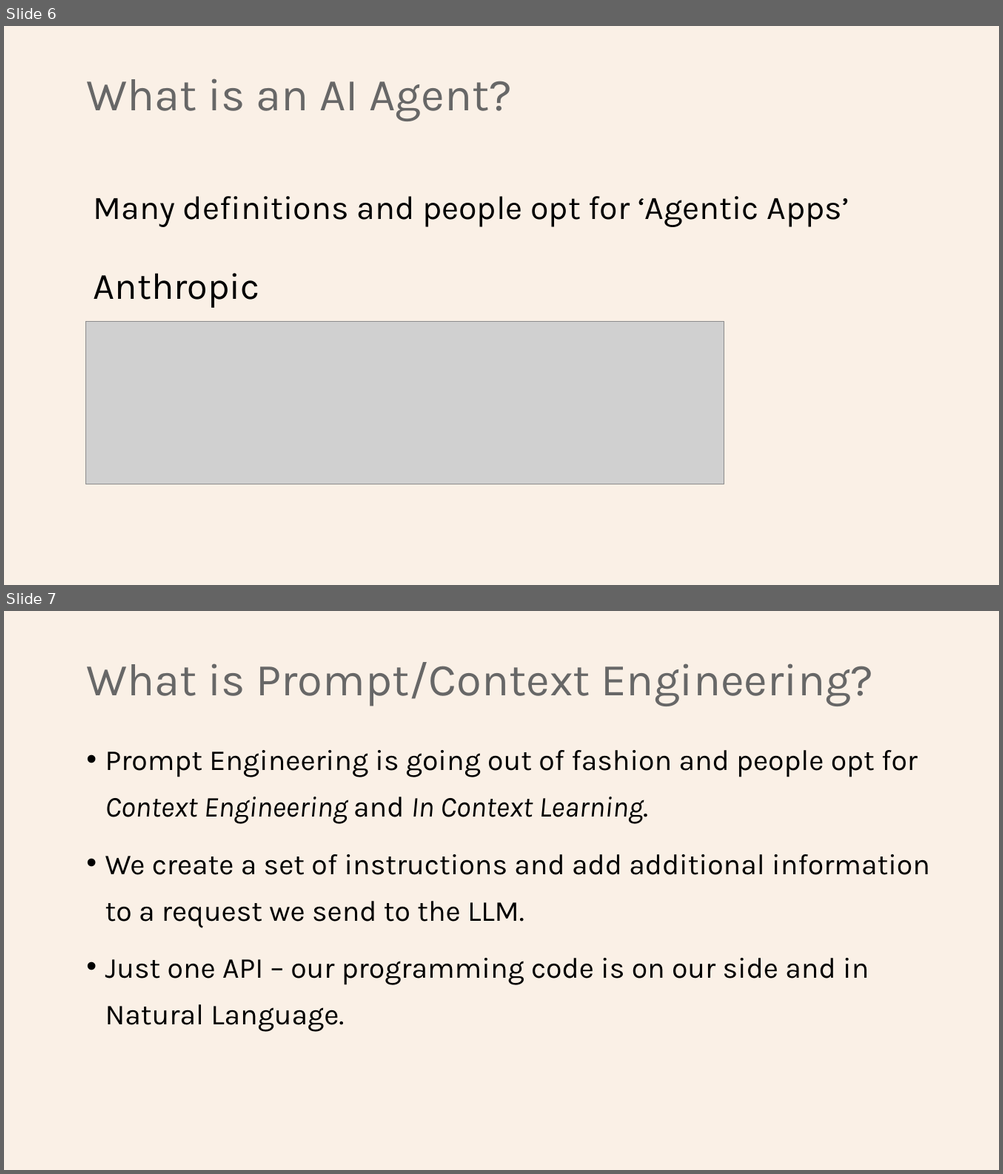
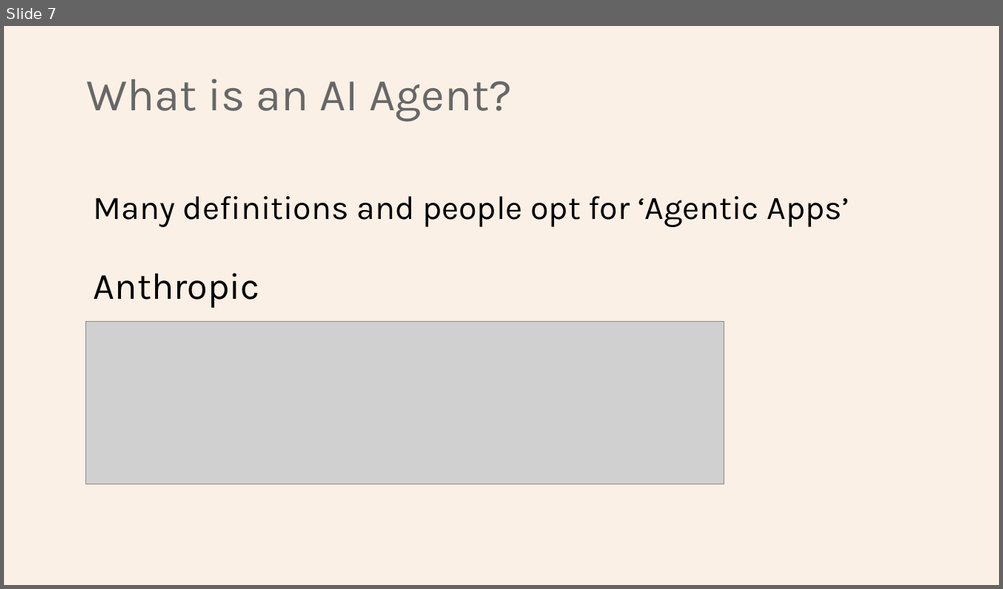
Before and after one commit to Python-Test-Engineer/earl2025, a slide deck: AI_Agents_in_the_Data_Pipeline.pptx. Shown one above the other, each under a label of ours: slides 6 and 7 before the commit, slide 7 after it. The pictures are 1003x1174 and 1003x589 pixels, drawn with LibreOffice and Linux fonts; fonts in the diff are those of the drawing; grey boxes stand for pictures. Boxes give left, top, right and bottom in pixels: in the first picture for what was removed or moved away, otherwise in the second. Text is boxed around its words. In the diff, an @@ line names an element or a change of style, - is before the commit and + after.

```diff
--- a/AI_Agents_in_the_Data_Pipeline.pptx
+++ b/AI_Agents_in_the_Data_Pipeline.pptx
@@ slide 7 removed at <box>4,611,999,1170</box>, background #FAF0E6 @@
@@ title removed at <box>86,662,873,706</box> @@
-What is Prompt/Context Engineering?
@@ text removed at <box>105,750,930,1032</box> @@
-• Prompt Engineering is going out of fashion and people opt for Context Engineering and In Context Learning.
-• We create a set of instructions and add additional information to a request we send to the LLM.
-• Just one API – our programming code is on our side and in Natural Language.
@@ what was slide 6 is now slide 7 @@
```
Also in this commit, not shown: 1 slide changed, 6 slides added, 6 other files.
